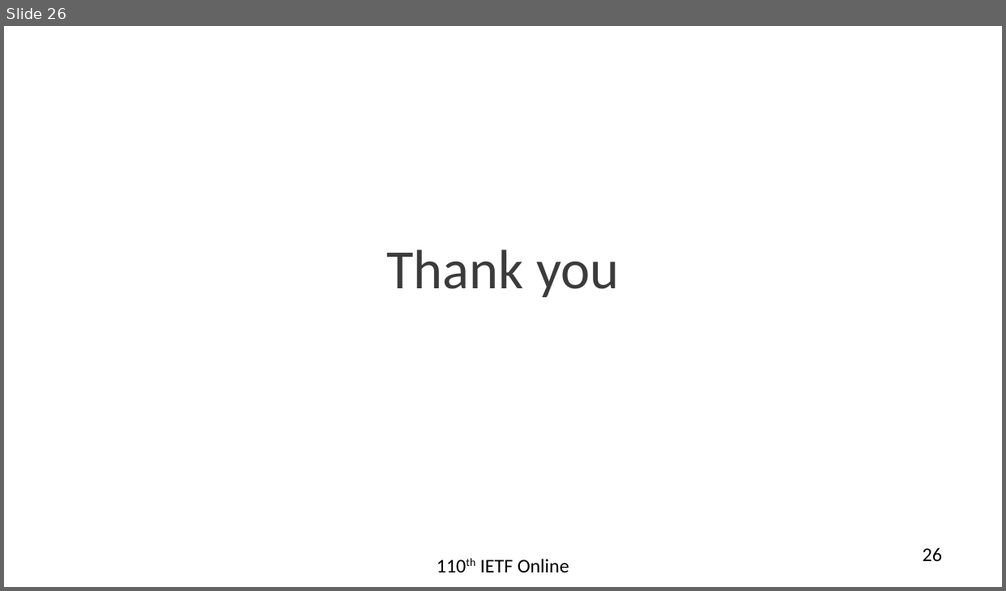
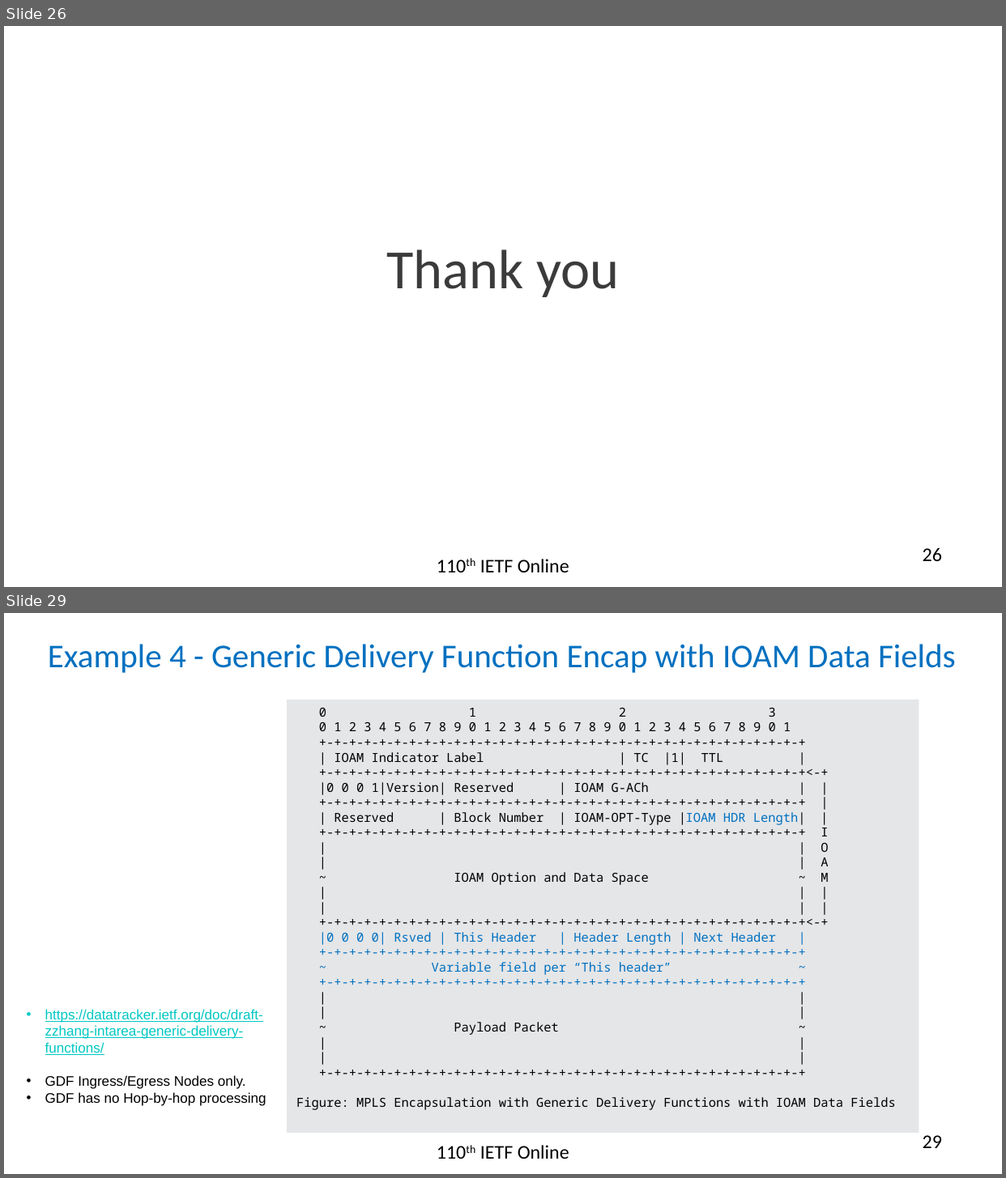
Before and after one commit to rakgandhi/ietf-slides, a slide deck: draft-gandhi-mpls-ioam-sr-06.pptx. Shown one above the other, each under a label of ours: slide 26 before the commit, slides 26 and 29 after it; the slides between them are not shown. The pictures are 1006x591 and 1006x1178 pixels, drawn with LibreOffice and Linux fonts; fonts in the diff are those of the drawing. Boxes give left, top, right and bottom in pixels: in the first picture for what was removed or moved away, otherwise in the second. Text is boxed around its words. In the diff, an @@ line names an element or a change of style, - is before the commit and + after.

```diff
--- a/draft-gandhi-mpls-ioam-sr-06.pptx
+++ b/draft-gandhi-mpls-ioam-sr-06.pptx
@@ slide 29 added at [4, 613, 1002, 1174], background #FFFFFF @@
@@ title added at [48, 644, 956, 673], 24 pt, text #0070C0 @@
+Example 4 - Generic Delivery Function Encap with IOAM Data Fields
@@ rectangle added at [287, 700, 918, 1133], fill #E5E6E8, 9 pt, text #000000 @@
+0 1 2 3
+0 1 2 3 4 5 6 7 8 9 0 1 2 3 4 5 6 7 8 9 0 1 2 3 4 5 6 7 8 9 0 1
++-+-+-+-+-+-+-+-+-+-+-+-+-+-+-+-+-+-+-+-+-+-+-+-+-+-+-+-+-+-+-+-+
+| IOAM Indicator Label | TC |1| TTL |
++-+-+-+-+-+-+-+-+-+-+-+-+-+-+-+-+-+-+-+-+-+-+-+-+-+-+-+-+-+-+-+-+<-+
+|0 0 0 1|Version| Reserved | IOAM G-ACh | |
++-+-+-+-+-+-+-+-+-+-+-+-+-+-+-+-+-+-+-+-+-+-+-+-+-+-+-+-+-+-+-+-+ |
+| Reserved | Block Number | IOAM-OPT-Type |IOAM HDR Length| |
++-+-+-+-+-+-+-+-+-+-+-+-+-+-+-+-+-+-+-+-+-+-+-+-+-+-+-+-+-+-+-+-+ I
+| | O
+| | A
+~ IOAM Option and Data Space ~ M
+| | |
+| | |
++-+-+-+-+-+-+-+-+-+-+-+-+-+-+-+-+-+-+-+-+-+-+-+-+-+-+-+-+-+-+-+-+<-+
+|0 0 0 0| Rsved | This Header | Header Length | Next Header |
++-+-+-+-+-+-+-+-+-+-+-+-+-+-+-+-+-+-+-+-+-+-+-+-+-+-+-+-+-+-+-+-+
+~ Variable field per “This header” ~
++-+-+-+-+-+-+-+-+-+-+-+-+-+-+-+-+-+-+-+-+-+-+-+-+-+-+-+-+-+-+-+-+
+| |
+| |
+~ Payload Packet ~
+| |
+| |
++-+-+-+-+-+-+-+-+-+-+-+-+-+-+-+-+-+-+-+-+-+-+-+-+-+-+-+-+-+-+-+-+
+Figure: MPLS Encapsulation with Generic Delivery Functions with IOAM Data Fields
@@ text added at [45, 1009, 266, 1106], 10 pt, text #00C8C3, underline @@
+• https://datatracker.ietf.org/doc/draft-zzhang-intarea-generic-delivery-functions/
+• GDF Ingress/Egress Nodes only.
+• GDF has no Hop-by-hop processing
@@ text added at [480, 1145, 569, 1159], 14 pt, text #000000 @@
+110th IETF Online
@@ page number added at [923, 1135, 942, 1148], 14 pt, text #000000 @@
+29
```
Also in this commit, not shown: 1 slide changed, 3 other slides added, 1 other file.
